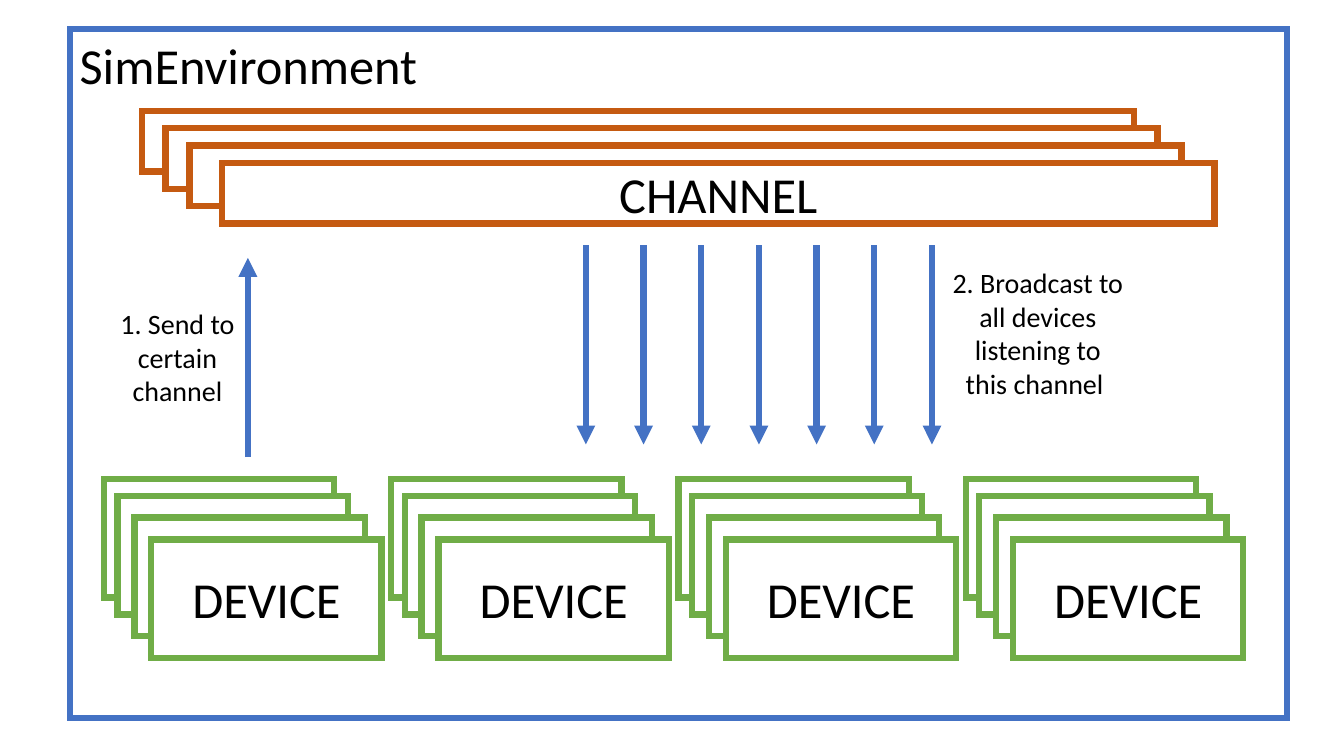
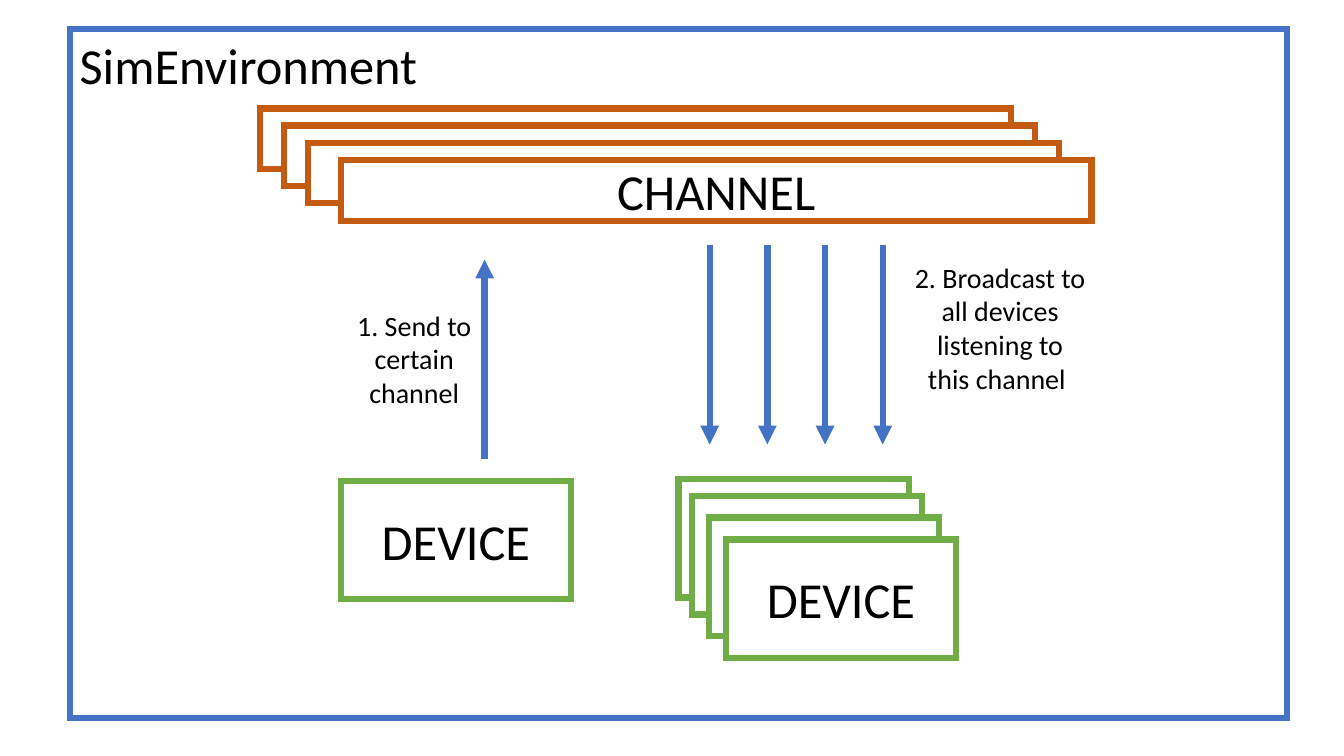
Before and after one commit to XLxiaoliaoGmail/Simulated-Local-Area-Network-Communication-System, a slide deck: slide 1 of github-img.pptx. Drawn at 1344x756 pixels with LibreOffice and Linux fonts; fonts in the diff are those of the drawing. Boxes give left, top, right and bottom in pixels: in the first picture for what was removed or moved away, otherwise in the second. Text is boxed around its words. In the diff, an @@ line names an element or a change of style, - is before the commit and + after.

```diff
--- a/github-img.pptx
+++ b/github-img.pptx
@@ rectangle "CHANNEL": place and size @@
-rectangle "CHANNEL" at [142,111,1134,171]
+rectangle "CHANNEL" at [260,109,1011,169]
@@ rectangle "CHANNEL": place and size @@
-rectangle "CHANNEL" at [165,128,1157,189]
+rectangle "CHANNEL" at [284,126,1035,187]
@@ rectangle "CHANNEL": place and size @@
-rectangle "CHANNEL" at [190,145,1182,206]
+rectangle "CHANNEL" at [308,143,1059,204]
@@ rectangle "CHANNEL": place and size @@
-rectangle "CHANNEL" at [223,163,1215,224]
+rectangle "CHANNEL" at [341,160,1092,221]
@@ 1 text, 1 rectangle, 1 arrow: place and size @@
-1 text, 1 rectangle, 1 arrow at [104,258,334,597]
+1 text, 1 rectangle, 1 arrow at [341,260,571,599]
@@ arrow removed from (586, 245) to (586, 445) @@
@@ arrow removed from (643, 245) to (643, 445) @@
@@ arrow removed from (702, 245) to (702, 445) @@
@@ 4 arrows: place and size @@
-4 arrows at [759,245,933,445]
+4 arrows at [710,245,883,445]
@@ text "2. Broadcast to all devices ...": place and size @@
-text "2. Broadcast to all devices ..." at [953,273,1123,395]
+text "2. Broadcast to all devices ..." at [915,268,1085,390]
@@ rectangle removed at [391,479,621,597] @@
-DEVICE
@@ rectangle removed at [966,479,1196,597] @@
-DEVICE
@@ rectangle removed at [118,496,348,614] @@
-DEVICE
@@ rectangle removed at [405,496,635,614] @@
-DEVICE
@@ rectangle removed at [979,496,1209,614] @@
-DEVICE
@@ rectangle removed at [134,517,364,635] @@
-DEVICE
@@ rectangle removed at [151,539,381,657] @@
-DEVICE
@@ rectangle removed at [421,517,651,635] @@
-DEVICE
@@ rectangle removed at [439,539,668,657] @@
-DEVICE
@@ rectangle removed at [996,517,1226,635] @@
-DEVICE
@@ rectangle removed at [1013,539,1243,657] @@
-DEVICE
```
Also in this commit, not shown: 1 slide added, 1 slide removed.
